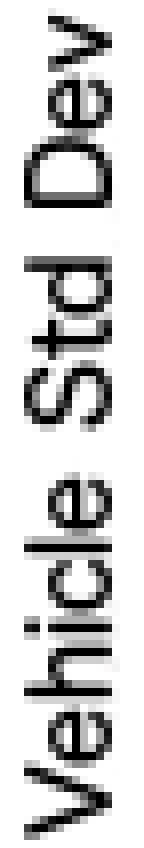
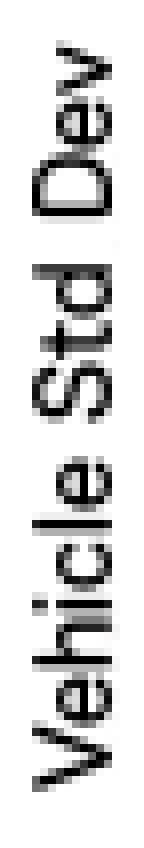
Layered file, before and after one edit (w=144, h=848). Changes by layer:
painted on "Vehicle Std Dev" over bbox(24, 8, 112, 840)
